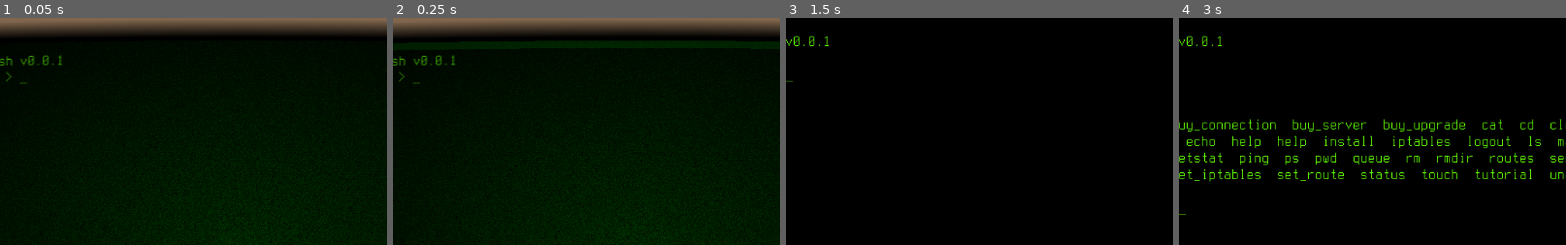
Above: before the commit, frames 1-4 (left to right).
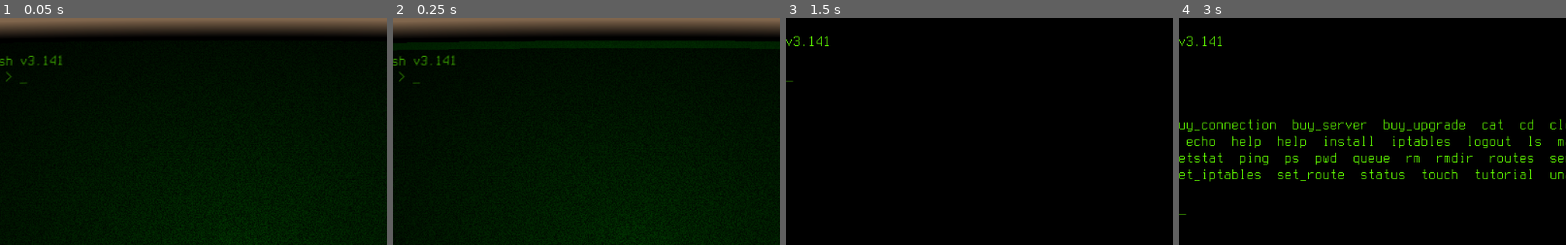
Above: after the commit, the same moments.

Repository: SmBe19/LD46
Game: Godot game, scene res://scn/root.tscn
Same seed, same stepped clock (60 frames per second), same inputs: the game is played once before the commit and once after it.
Inputs (mouse positions are % of the whole screen's width and height, from its top left):
- Up to frame 1 (0.05 s): no input
- Up to frame 2 (0.25 s): no input
- Up to frame 3 (1.5 s): click (93, 84) at 0.5 s; tap Enter at 1.25 s; hold Right from 1.28 s (still down); tap Backspace at 1.35 s
- Up to frame 4 (3 s): tap Space at 1.52, 2, 2.27 s; release Right at 2.03 s; hold Down 2.03-2.78 s; tap Enter at 2.1, 2.75 s; hold Right from 2.78 s (still down); tap Tab at 2.85 s
The pictures show only the part of the screen within x 13-63%, y 0-50%; the shares and areas given below are measured in that part.

The runs differ from the first frame. In frame 1, 0.1% of the frame differs, in the area x 7-15%, y 16-21%; in frame 2, 0.1%; in frame 3, 0.1%; in frame 4, 0.1%.
Error in both runs: Invalid get index '0' (on base: 'Nil'). (res://src/cmd/sh.gd:63)

Commit message:
fix sh version

Diff:
--- a/src/cmd/sh.gd
+++ b/src/cmd/sh.gd
@@ -81,7 +81,7 @@
 
 
 func run(args):
-	send_output("This is sh v0.0.1")
+	send_output("This is sh v3.141")
 	fs_root = fs_home
 	cwd = fs_root
 	init_fs(fs_root)
